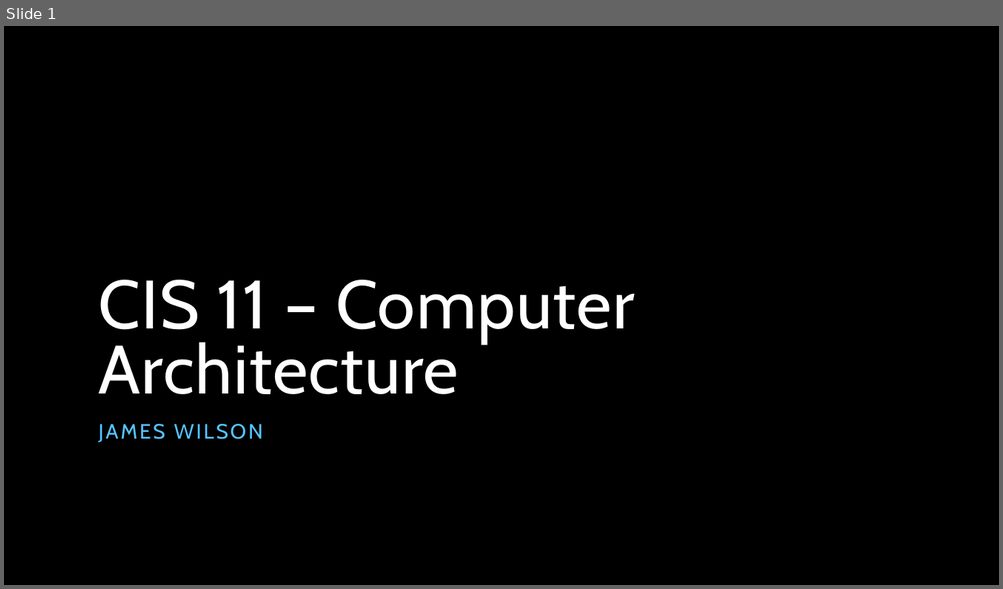
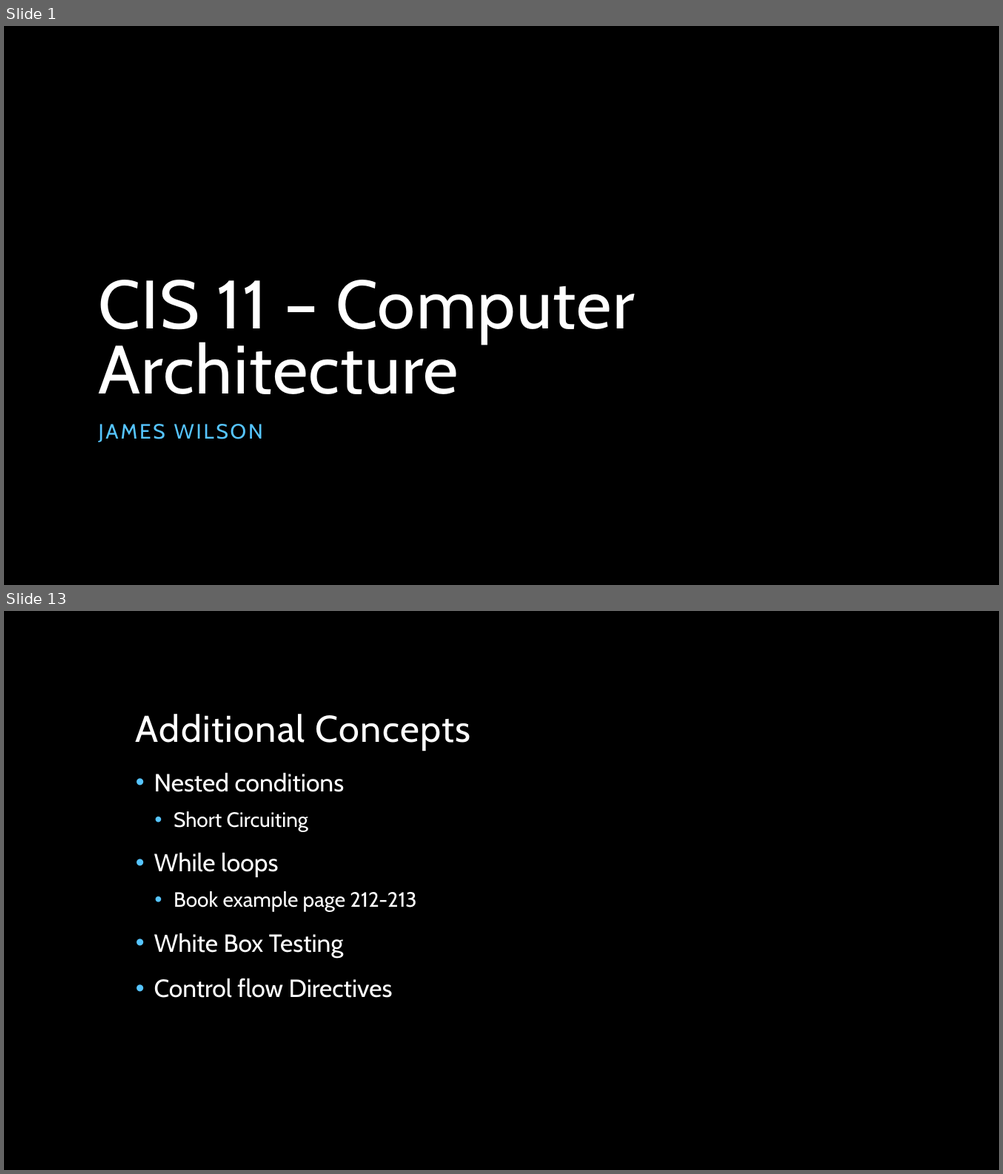
Before and after one commit to jameswilson281/CIS---11-Assembly-Programming, a slide deck: Week 7/07 - Conditional Processing.pptx. Shown one above the other, each under a label of ours: slide 1 before the commit, slides 1 and 13 after it; the slides between them are not shown. The pictures are 1003x589 and 1003x1174 pixels, drawn with LibreOffice and Linux fonts; fonts in the diff are those of the drawing; background and template pictures are left out. Boxes give left, top, right and bottom in pixels: in the first picture for what was removed or moved away, otherwise in the second. Text is boxed around its words. In the diff, an @@ line names an element or a change of style, - is before the commit and + after.

```diff
--- a/Week 7/07 - Conditional Processing.pptx
+++ b/Week 7/07 - Conditional Processing.pptx
@@ slide 13 added at [4,611,999,1170], background picture (left out) @@
@@ title added at [136,714,471,750], 36 pt, text #FFFFFF @@
+Additional Concepts
@@ text added at [154,772,416,998], 24 pt, text #FFFFFF @@
+• Nested conditions
+  • Short Circuiting
+• While loops
+  • Book example page 212-213
+• White Box Testing
+• Control flow Directives
```
Also in this commit, not shown: 11 other slides added, 1 other file.
